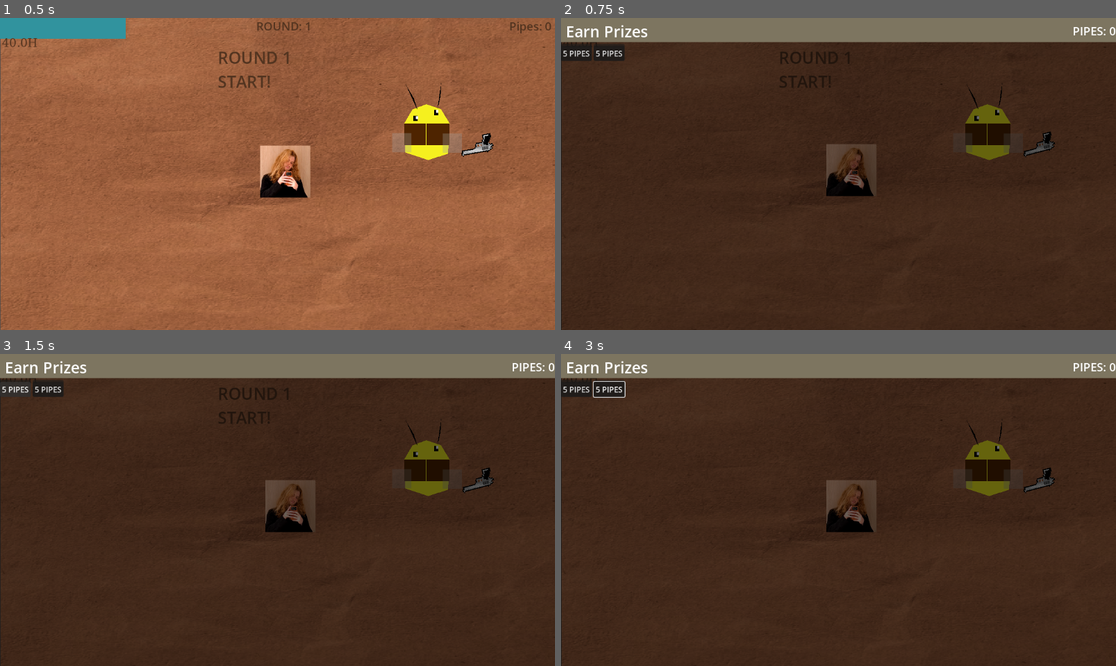
Above: before the commit, frames 1-4 (two rows, left to right).
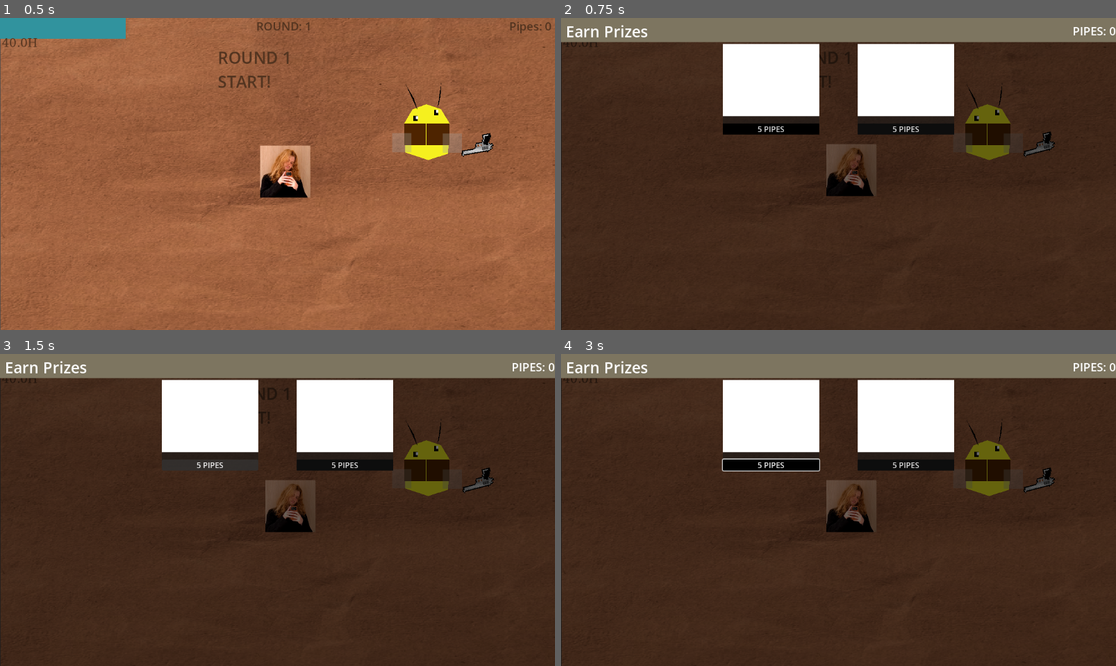
Above: after the commit, the same moments.

Repository: omarwaelppmm-a11y/real-dot
Game: Godot game, scene res://main.tscn
Same seed, same stepped clock (60 frames per second), same inputs: the game is played once before the commit and once after it.
Inputs (mouse positions are in pixels of both pictures, inside the frame that each line leads up to):
- Up to frame 1 (0.5 s): no input
- Up to frame 2 (0.75 s): tap Enter at 0.5 s; move the mouse to (960, 158) at 0.52 s; hold Right (ui_right) from 0.53 s (still down); hold Tab (toggle_shop) from 0.53 s (still down); click (960, 158) at 0.67 s
- Up to frame 3 (1.5 s): release Right (ui_right) at 1.25 s; release Tab (toggle_shop) at 1.25 s; click "5 PIPES" at 1.25 s
- Up to frame 4 (3 s): click "5 PIPES" at 2 s; tap Space at 2.75 s; move the mouse to (727, 525) at 2.77 s; hold Down (ui_down) from 2.78 s (still down); click (727, 525) at 2.85 s

Frame 1 is identical in both runs. In frame 2, 10% of the frame differs, in the area x 0-71%, y 8-38%; in frame 3, 9.3%; in frame 4, 10%.
Error before the commit: Invalid access to property or key 'pipes' on a base object of type 'CharacterBody2D (player.gd)'. (res://shop_ui.gd:45)

Commit message:
shop
solved th issuse with the shop and going to polish it and make it work and made hte pipes counter in the shop mimic and track the pipes on the main screen, so haappy taht i have got that right.

Diff:
--- a/main.tscn
+++ b/main.tscn
@@ -78,6 +78,12 @@
 content_margin_top = 5.0
 bg_color = Color(0.49019608, 0.45882353, 0.3764706, 1)
 
+[sub_resource type="StyleBoxFlat" id="StyleBoxFlat_5vw27"]
+bg_color = Color(0, 0, 0, 1)
+
+[sub_resource type="StyleBoxFlat" id="StyleBoxFlat_272bh"]
+bg_color = Color(0.05, 0.05, 0.05, 1)
+
 [node name="Main" type="Node2D" unique_id=1658041836]
 
 [node name="PaperBackground" type="TextureRect" parent="." unique_id=186100391]
@@ -98,7 +104,7 @@
 [node name="Enemy" parent="." unique_id=1571408113 instance=ExtResource("1_0xm2m")]
 position = Vector2(487, 345)
 
-[node name="Player" parent="." unique_id=109719056 instance=ExtResource("2_h2yge")]
+[node name="Player" parent="." unique_id=109719056 groups=["Player"] instance=ExtResource("2_h2yge")]
 position = Vector2(887, 238)
 
 [node name="The Ring" type="Node" parent="." unique_id=1760894182]
@@ -292,31 +298,42 @@
 
 [node name="HBoxContainer2" type="HBoxContainer" parent="CanvasLayer/ShopUI/VBoxContainer" unique_id=470039707]
 layout_mode = 2
+theme_override_constants/separation = 80
+alignment = 1
 
 [node name="card1" type="PanelContainer" parent="CanvasLayer/ShopUI/VBoxContainer/HBoxContainer2" unique_id=1239183716]
+custom_minimum_size = Vector2(200, 0)
 layout_mode = 2
 
 [node name="VBoxContainer" type="VBoxContainer" parent="CanvasLayer/ShopUI/VBoxContainer/HBoxContainer2/card1" unique_id=452926923]
 layout_mode = 2
+theme_override_constants/separation = 15
 
 [node name="ColorRect" type="ColorRect" parent="CanvasLayer/ShopUI/VBoxContainer/HBoxContainer2/card1/VBoxContainer" unique_id=220848057]
+custom_minimum_size = Vector2(0, 150)
 layout_mode = 2
 
 [node name="BuyFireRate" type="Button" parent="CanvasLayer/ShopUI/VBoxContainer/HBoxContainer2/card1/VBoxContainer" unique_id=394695033]
 layout_mode = 2
+size_flags_vertical = 0
+theme_override_styles/normal = SubResource("StyleBoxFlat_5vw27")
 text = "Fire Rate"
 
 [node name="card2" type="PanelContainer" parent="CanvasLayer/ShopUI/VBoxContainer/HBoxContainer2" unique_id=1558564028]
+custom_minimum_size = Vector2(200, 0)
 layout_mode = 2
 
 [node name="VBoxContainer" type="VBoxContainer" parent="CanvasLayer/ShopUI/VBoxContainer/HBoxContainer2/card2" unique_id=1370348448]
 layout_mode = 2
+theme_override_constants/separation = 15
 
 [node name="ColorRect" type="ColorRect" parent="CanvasLayer/ShopUI/VBoxContainer/HBoxContainer2/card2/VBoxContainer" unique_id=1418472572]
+custom_minimum_size = Vector2(0, 150)
 layout_mode = 2
 
 [node name="BuyDamage" type="Button" parent="CanvasLayer/ShopUI/VBoxContainer/HBoxContainer2/card2/VBoxContainer" unique_id=634957904]
 layout_mode = 2
+theme_override_styles/normal = SubResource("StyleBoxFlat_272bh")
 text = "Damage"
 
 [node name="EnemySpawner" type="Node2D" parent="." unique_id=1488771905]
--- a/shop_ui.gd
+++ b/shop_ui.gd
@@ -25,7 +25,10 @@
 		hide()
 		get_tree().paused = false
 	else:
-		player = get_node_or_null("/root/Main/Player")
+		player = get_tree().get_first_node_in_group("player")
+		if not is_instance_valid(player):
+			player = get_node_or_null("/root/Main/Player")
+
 		if is_instance_valid(player):
 			gun = player.get_node_or_null("Gun")
 
@@ -34,24 +37,32 @@
 		get_tree().paused = true
 
 func update_shop_ui() -> void:
-	if is_instance_valid(player) and "pipes" in player:
-		pipe_display_label.text = "PIPES: " + str(player.pipes)
+	player = get_tree().get_first_node_in_group("player")
+	if not is_instance_valid(player):
+		player = get_node_or_null("/root/Main/Player")
+
+	if is_instance_valid(player) and "pipes_score" in player:
+		pipe_display_label.text = "PIPES: " + str(player.pipes_score)
+	else:
+		pipe_display_label.text = "PIPES: 0"
 
 	buy_fire_rate_btn.text = str(fire_rate_cost) + " PIPES"
 	buy_damage_btn.text = str(damage_cost) + " PIPES"
 
 func _on_buy_fire_rate() -> void:
 	if not is_instance_valid(player) or not is_instance_valid(gun): return
-	if player.pipes >= fire_rate_cost:
-		player.pipes -= fire_rate_cost
+	if player.pipes_score >= fire_rate_cost:
+		player.pipes_score -= fire_rate_cost
+		player.update_pipes_ui()
 		gun.fire_rate = max(0.04, gun.fire_rate - 0.02)
 		fire_rate_cost = int(fire_rate_cost * 1.5)
 		update_shop_ui()
 
 func _on_buy_damage() -> void:
 	if not is_instance_valid(player) or not is_instance_valid(gun): return
-	if player.pipes >= damage_cost:
-		player.pipes -= damage_cost
+	if player.pipes_score >= damage_cost:
+		player.pipes_score -= damage_cost
+		player.update_pipes_ui()
 		if "damage" in gun:
 			gun.damage += 5.0
 		damage_cost = int(damage_cost * 1.5)
